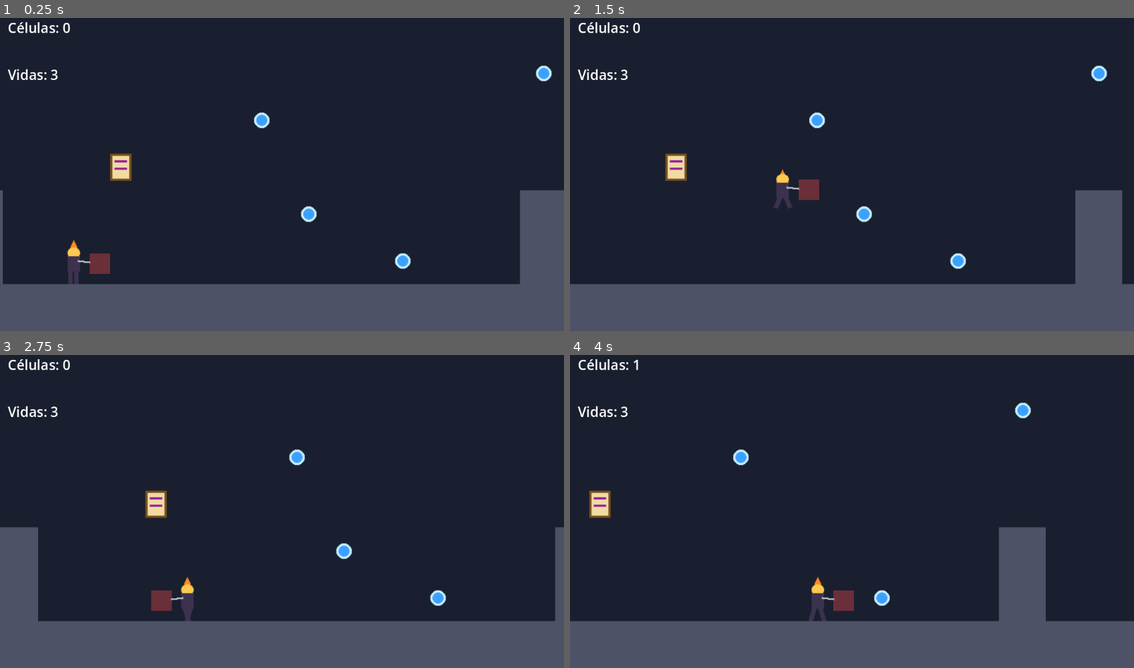
Above: before the commit, frames 1-4 (two rows, left to right).
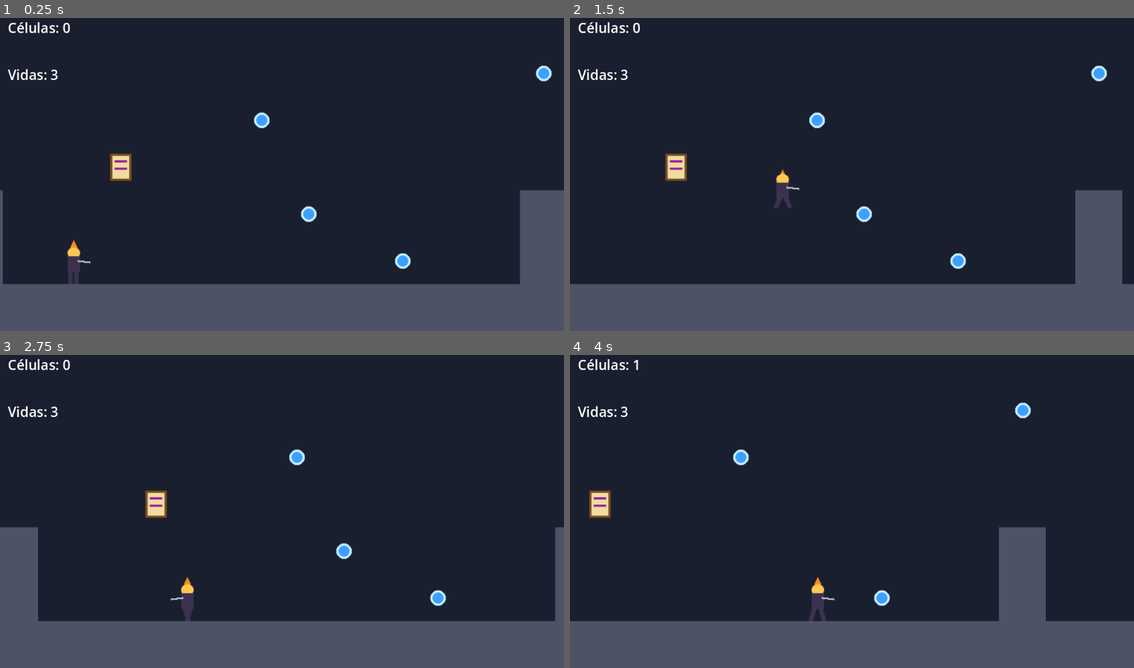
Above: after the commit, the same moments.

Repository: julian402/Dead-Cells-Godot
Game: Godot game, scene res://mundo.tscn
Same seed, same stepped clock (60 frames per second), same inputs: the game is played once before the commit and once after it.
Inputs:
- Up to frame 1 (0.25 s): no input
- Up to frame 2 (1.5 s): hold D (move_right) from 0.53 s (still down); tap J (atacar) at 0.6, 1.35 s; tap Space (saltar) at 0.77 s
- Up to frame 3 (2.75 s): tap Space (saltar) at 1.52 s; release D (move_right) at 2.03 s; hold A (move_left) from 2.03 s (still down); tap L (rodar) at 2.1 s; tap J (atacar) at 2.3 s
- Up to frame 4 (4 s): release A (move_left) at 2.78 s; hold D (move_right) from 2.78 s (still down); tap J (atacar) at 2.85, 3.6 s; tap Space (saltar) at 3.02, 3.77 s

The runs differ from the first frame. In frame 1, 0.2% of the frame differs, in the area x 15-20%, y 75-82%; in frame 2, 0.2%; in frame 3, 0.2%, in the area x 26-31%, y 75-82%; in frame 4, 0.2%.

Commit message:
El golpe se ve solo al atacar

Diff:
--- a/jugador.gd
+++ b/jugador.gd
@@ -78,6 +78,10 @@
 
 func atacar():
 	sonido_espada.play()   # cada golpe es un sonido nuevo: aquí sí se reinicia
+	# un tajo corto que se ve solo una décima de segundo
+	$Golpe/ColorRect.show()
+	await get_tree().create_timer(0.1).timeout
+	$Golpe/ColorRect.hide()
 
 
 # Nivel 3
--- a/jugador.tscn
+++ b/jugador.tscn
@@ -207,11 +207,12 @@
 position = Vector2(36, 0)
 
 [node name="ColorRect" type="ColorRect" parent="Golpe"]
+visible = false
 offset_left = -14.0
-offset_top = -14.0
+offset_top = -4.0
 offset_right = 14.0
-offset_bottom = 14.0
-color = Color(1, 0.3, 0.3, 0.35)
+offset_bottom = 0.0
+color = Color(1, 0.95, 0.8, 0.8)
 
 [node name="CollisionShape2D" type="CollisionShape2D" parent="Golpe"]
 shape = SubResource("FormaGolpe")
